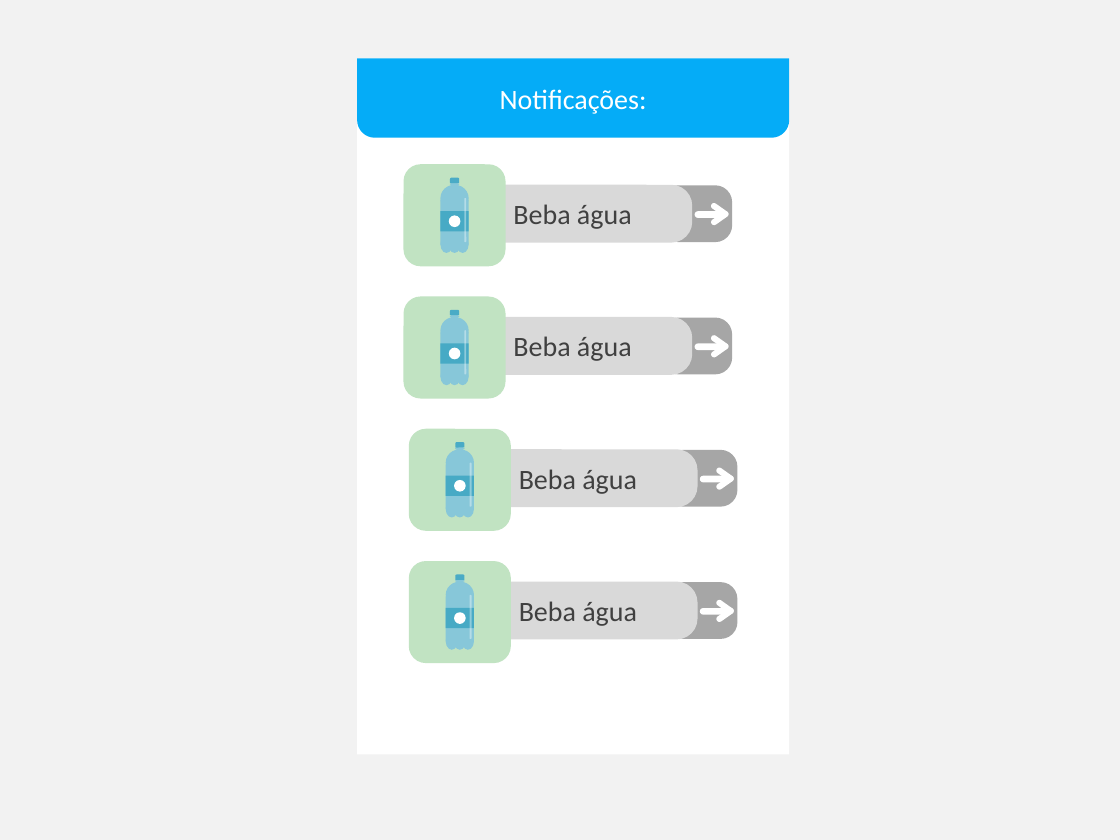
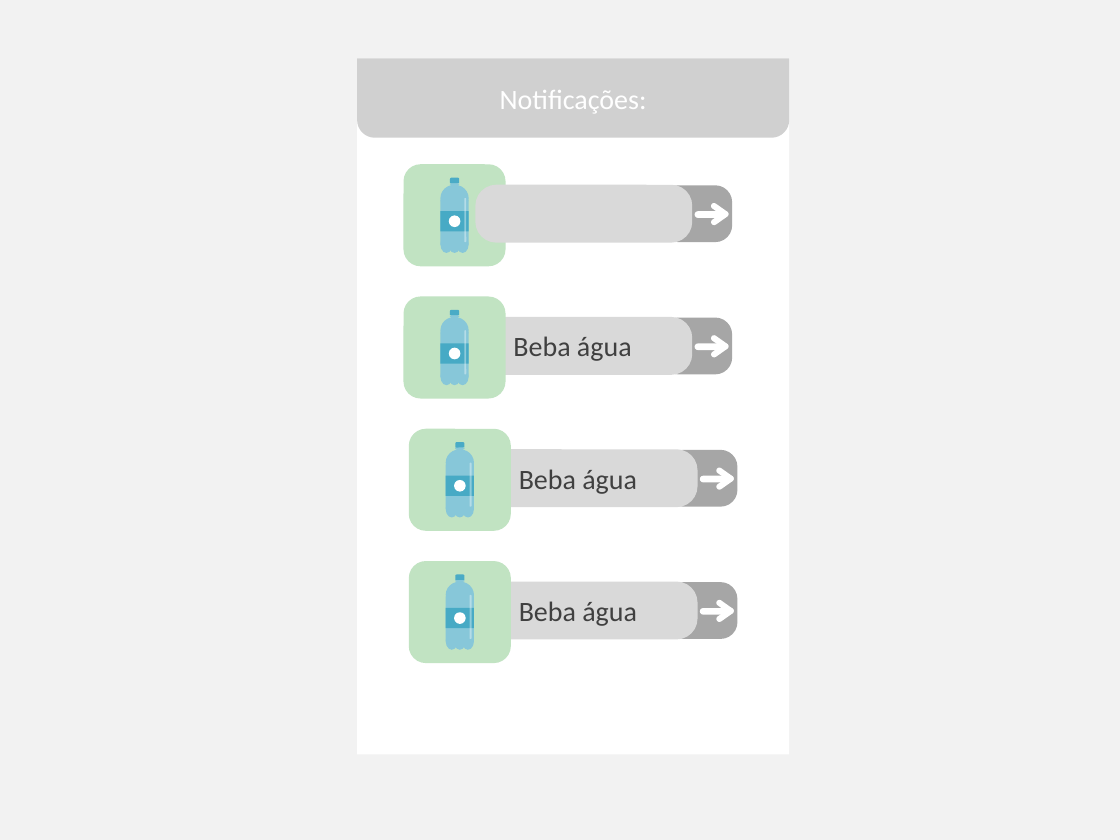
Before and after one commit to DudaElias/NewLife, a slide deck: slide 13 of design.pptx. Drawn at 1120x840 pixels with LibreOffice and Linux fonts; fonts in the diff are those of the drawing; grey boxes stand for pictures. Boxes give left, top, right and bottom in pixels: in the first picture for what was removed or moved away, otherwise in the second. Text is boxed around its words. In the diff, an @@ line names an element or a change of style, - is before the commit and + after.

```diff
--- a/design.pptx
+++ b/design.pptx
@@ freeform shape removed at [357, 58, 790, 138] @@
-Notificações:
@@ picture added at [357, 58, 790, 138], 18 pt, text #FFFFFF @@
+Notificações:
@@ text removed at [513, 204, 632, 229] @@
-Beba água
```
Also in this commit, not shown: 23 other files.
